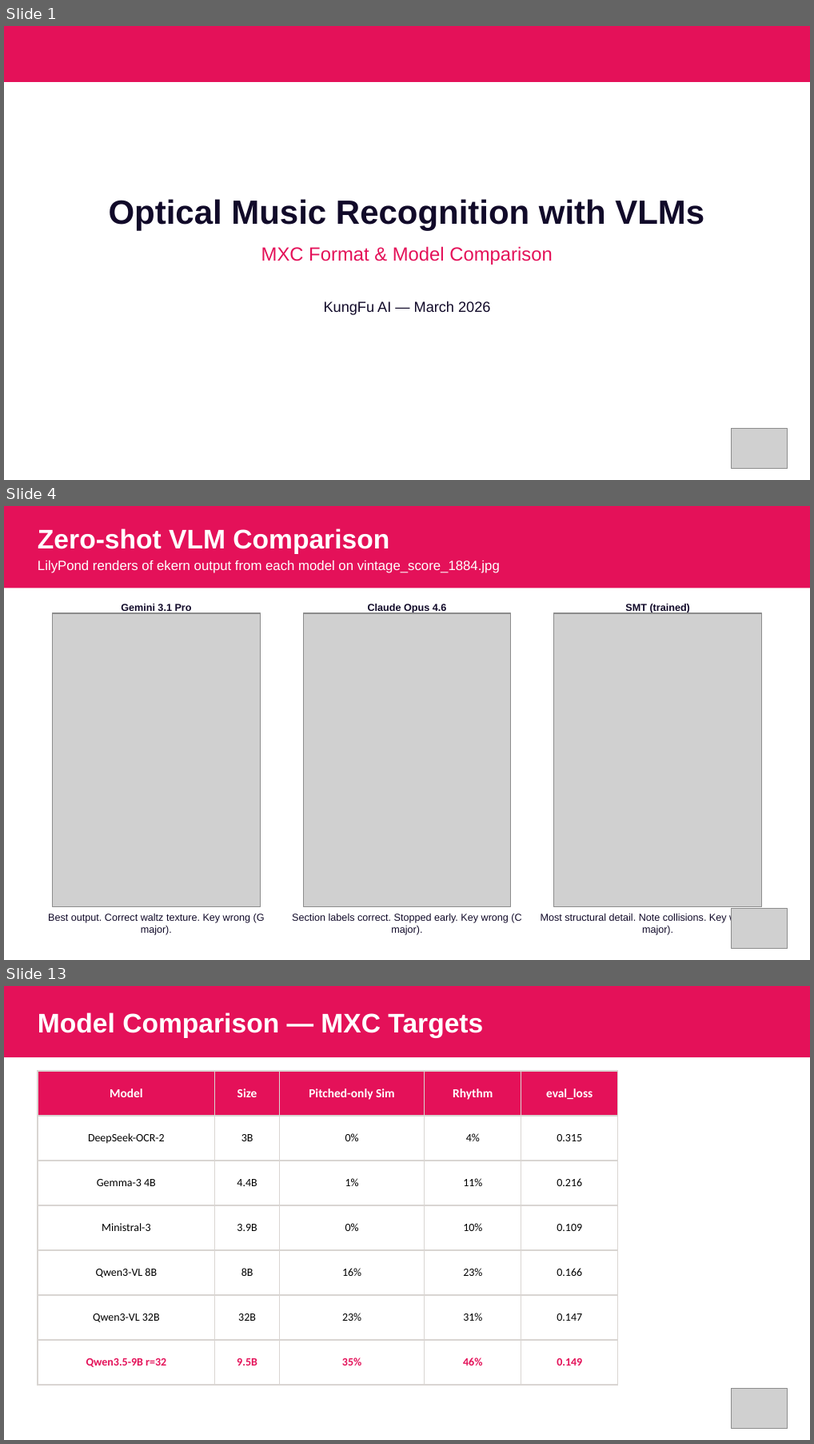
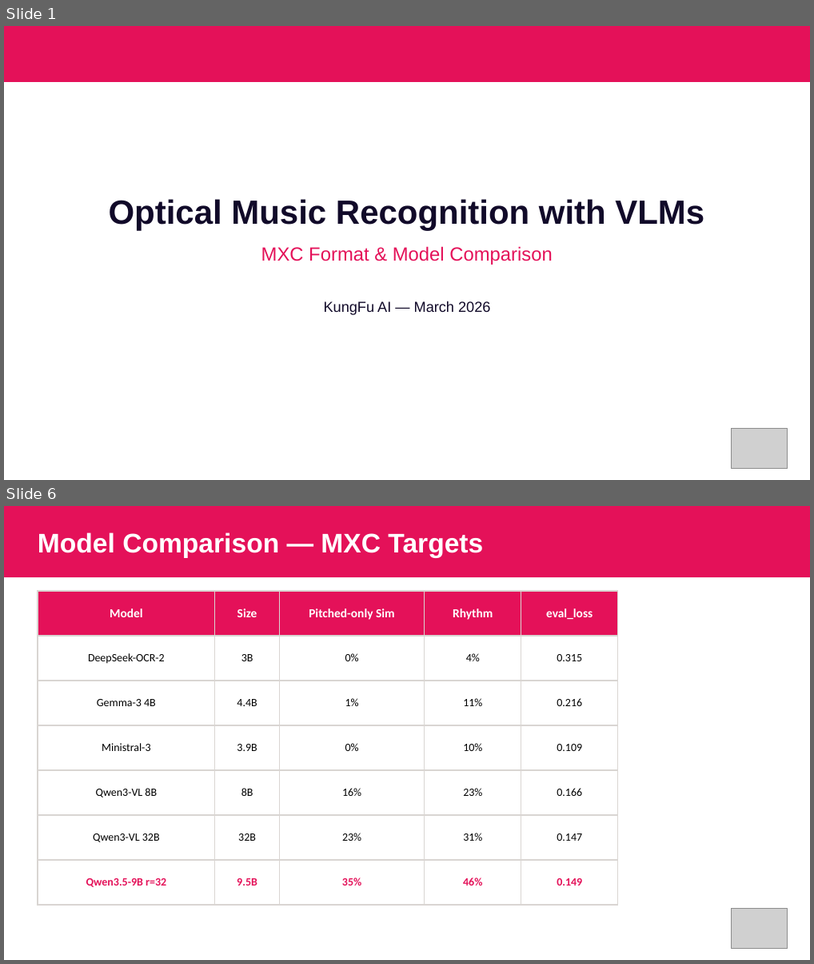
Before and after one commit to kungfuai/CVlization, a slide deck: examples/perception/optical_music_recognition/slides-omr-mxc/omr-mxc-results.pptx. Shown one above the other, each under a label of ours: slides 1, 4 and 13 before the commit, slides 1 and 6 after it; the slides between them are not shown. The pictures are 814x1444 and 814x964 pixels, drawn with LibreOffice and Linux fonts; fonts in the diff are those of the drawing; grey boxes stand for pictures. Boxes give left, top, right and bottom in pixels: in the first picture for what was removed or moved away, otherwise in the second. Text is boxed around its words. In the diff, an @@ line names an element or a change of style, - is before the commit and + after.

Commit message:
Add 8K context, ablation study, training stability fixes for OMR
- train.py: per-run output dirs, bf16/8-bit quantization options,
  unsloth_train opt-in for grad-accum bug fix, strict_mxc fail-fast,
  warning logging for xml_to_mxc failures, MxcFailureTracker class
- generate.py: Level 6b/7a/7b/7c ablation variants
- 8K context configs for Level 6, 6b, 7, 7a-c (and a stable LR=5e-5
  variant for 6b that recovers from training instability)
- eval_run.py + eval.sh: standalone batch eval pipeline
- Reports split into date-prefixed docs:
  2026-04-01 context length & EOS, 2026-04-08 ablation & instability,
  2026-04-12 current findings
- Slides: omr-mxc-results 12-slide deck

```diff
--- a/examples/perception/optical_music_recognition/slides-omr-mxc/omr-mxc-results.pptx
+++ b/examples/perception/optical_music_recognition/slides-omr-mxc/omr-mxc-results.pptx
@@ slide 4 removed at box(4, 506, 810, 960), background #FFFFFF @@
@@ rectangle removed at box(4, 506, 810, 588) @@
@@ text removed at box(38, 528, 390, 554) @@
-Zero-shot VLM Comparison
@@ text removed at box(38, 560, 500, 573) @@
-LilyPond renders of ekern output from each model on vintage_score_1884.jpg
@@ picture removed at box(52, 613, 260, 906) @@
@@ text removed at box(121, 604, 192, 613) @@
-Gemini 3.1 Pro
@@ picture removed at box(303, 613, 510, 906) @@
@@ text removed at box(368, 604, 447, 613) @@
-Claude Opus 4.6
@@ picture removed at box(554, 613, 762, 906) @@
@@ text removed at box(626, 603, 690, 613) @@
-SMT (trained)
@@ text removed at box(48, 913, 265, 935) @@
-Best output. Correct waltz texture. Key wrong (G major).
@@ text removed at box(292, 913, 522, 935) @@
-Section labels correct. Stopped early. Key wrong (C major).
@@ text removed at box(541, 912, 757, 935) @@
-Most structural detail. Note collisions. Key wrong (Bb major).
@@ picture removed at box(732, 908, 788, 948) @@
@@ what was slide 13 is now slide 6 @@
```
Also in this commit, not shown: 9 slides changed, 6 other slides removed, 31 other files.
